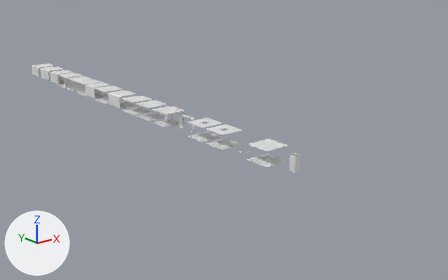
One commit to the FBX model Assets/Meshes/tunnel.fbx: the scene before it, then after it.
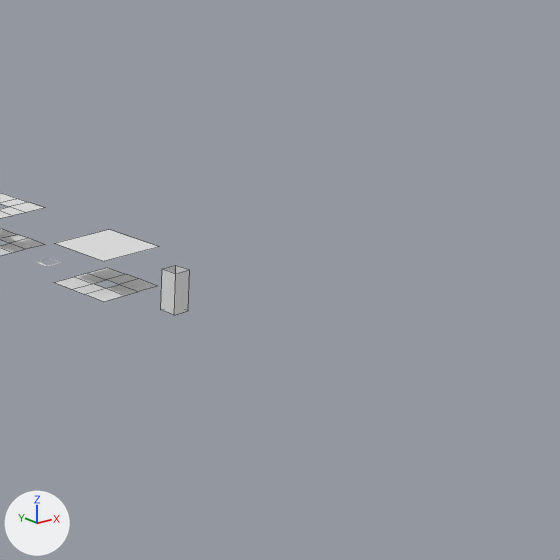
Each version appears first whole from a 50 mm lens placed at (-27.4, -59.8, 13.2), pointed at (3.9, -20.8, -2.5), and next in a close-up on the part from 50% to 100% of the width and 17% to 96% of the height. The lights are fixed; the arrows at lower left show +X, +Y and +Z. The first two pictures are the older version. The close-ups show mesh edges as thin lines.

Script lines for the objects in view, before the commit:
```python
me_cube_005 = bpy.data.meshes.new('Cube.005')
me_cube_005.from_pydata(...)  # 32 vertices, 16 faces; spans x -1.0..1.0, y -1.0..1.0, z -0.81..0.31
me_cube_005.materials.append(mat_tunnel)  # white #e7e7e7
me_cube_009 = bpy.data.meshes.new('Cube.009')
me_cube_009.from_pydata(...)  # 20 vertices, 9 faces; spans x -1.0..1.0, y -1.0..1.0, z -0.81..0.31
me_cube_009.materials.append(mat_tunnel)  # white #e7e7e7
me_cube_014 = bpy.data.meshes.new('Cube.014')
me_cube_014.from_pydata([(-0.25, -0.25, -0.809), (0.25, -0.25, -0.809), (-0.25, 0.25, -0.809), (0.25, 0.25, -0.809), (-0.25, 0.25, 0.309), (0.25, 0.25, 0.309), (-0.25, -0.25, 0.309), (0.25, -0.25, 0.309)], [], [(1, 7, 5, 3), (1, 0, 6, 7), (0, 2, 4, 6), (3, 5, 4, 2)])
me_cube_014.materials.append(mat_tunnel)  # white #e7e7e7
ob_tunnel_holeway_bridge = bpy.data.objects.new('tunnel-holeway-bridge', me_cube_014)
ob_tunnel_holeway_bridge.location = (0.0, -33.0, 0.0)
ob_tunnel_wall_0_2holes = bpy.data.objects.new('tunnel-wall-0-2holes', me_cube_005)
ob_tunnel_wall_0_2holes.location = (0.0, -25.66, 0.0)
ob_tunnel_wall_0_hole_flip = bpy.data.objects.new('tunnel-wall-0-hole-flip', me_cube_009)
ob_tunnel_wall_0_hole_flip.location = (0.0, -30.37, 0.0)
```
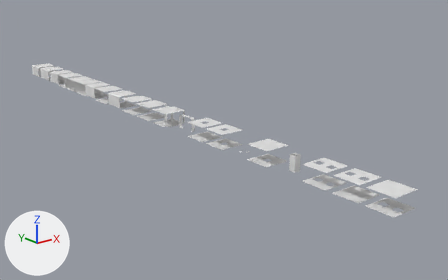
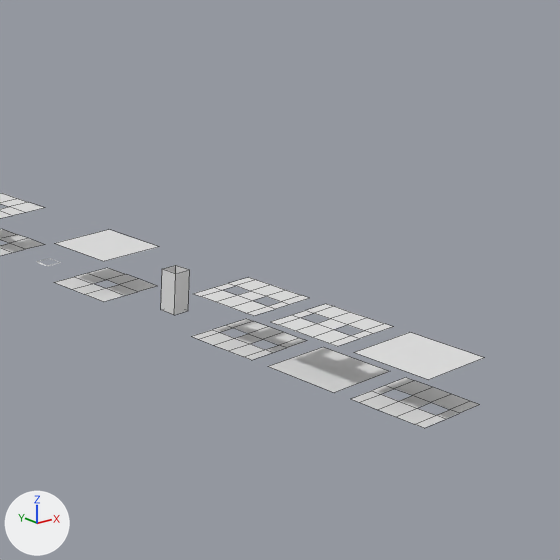
Changed parts and their boxes [x1, y1, x2, y2] in the close-ups (560 x 560 px):
'tunnel-wall-0-2holes-dual-flip', added: after [351, 332, 484, 428]
'tunnel-wall-0-2holes-dual', added: after [268, 304, 393, 393]
'tunnel-wall-0-4holes', added: after [192, 277, 309, 360]

What the commit changed:
Mesh me_cube_022 is new.
It has 28 vertices, 14 faces and spans x -1.0..1.0, y -1.0..1.0, z -0.81..0.31.
It uses material mat_tunnel (white #e7e7e7).
Mesh me_cube_015 is new.
It has 48 vertices, 26 faces and spans x -1.0..1.0, y -1.0..1.0, z -0.81..0.31.
It uses material mat_tunnel (white #e7e7e7).
Mesh me_cube_017 is new.
It has 28 vertices, 14 faces and spans x -1.0..1.0, y -1.0..1.0, z -0.81..0.31.
It uses material mat_tunnel (white #e7e7e7).
Object 'tunnel-wall-0-2holes-dual-flip' (ob_tunnel_wall_0_2holes_dual_flip) is new; it shows me_cube_022.
Its location is (0.0, -40.55, 0.0).
Object 'tunnel-wall-0-4holes' (ob_tunnel_wall_0_4holes) is new; it shows me_cube_015.
Its location is (0.0, -35.59, 0.0).
Object 'tunnel-wall-0-2holes-dual' (ob_tunnel_wall_0_2holes_dual) is new; it shows me_cube_017.
Its location is (0.0, -38.1, 0.0).
